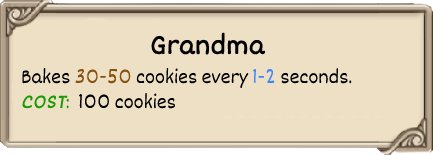
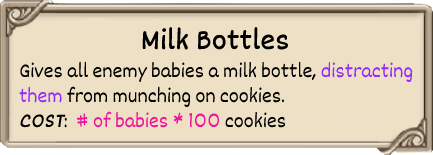
Revision of a layered 433x155 image; what changed, layer by layer:
renamed "Bakes 30-50 cookies every 1-2 se" to "Gives all enemy babies a milk bo", painted on it over [left=19, top=61, right=413, bottom=128]
renamed "Grandma" to "Milk Bottles", painted on it over [left=142, top=27, right=288, bottom=55]
